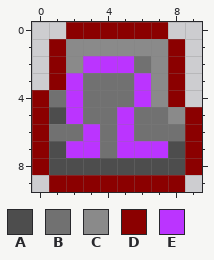
Edited in one commit: pixel-art sprite (Art/16x16 Pixel Art Roguelike (Forest) Pack/items/rune_omega_icon_cursed.png). Above is the file before it was changed.
The file is 10x10 pixels.
Palette (. is transparent): A #4d4d4d  B #717171  C #8a8a8a  D #8b0000  E #bb34ff
The same view after the edit:
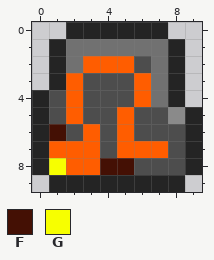
Colours new in this view: F #441004  G #f7ff00
The edit:
@@ palette @@
-D #8b0000
+D #242424
-E #bb34ff
+E #ff5d00
@@ x 0..9 @@
  0 ..DDDDDD..
- 1 .DCCCCCCD.
- 2 .DCEEEBCD.
- 3 .DEBBBECD.
- 4 DBEBBBECD.
- 5 DAEBBEBBCD
- 6 DBBEBEBBBD
- 7 DAEEBEEEAD
- 8 DAAAAAAAAD
+ 1 .DBBBBBBD.
+ 2 .DBEEEABD.
+ 3 .DEAAAEBD.
+ 4 DAEAAAEBD.
+ 5 DAEAAEAACD
+ 6 DFAEAEAAAD
+ 7 DEEEAEEEAD
+ 8 DGEEFFAAAD
  9 .DDDDDDDD.
Changed places in both pictures, as pixel boxes (x1, y1, x2, y2):
changed: (32, 22, 202, 192)
